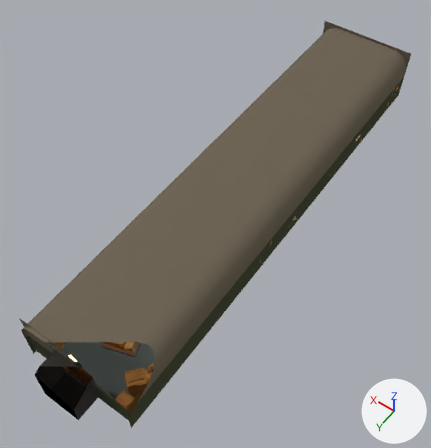
An edit to the Blender file models/basement/Basement.blend, drawn before and after from the same camera.
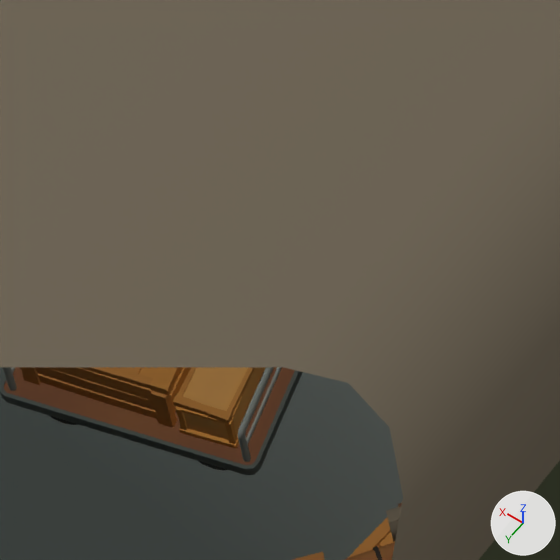
Old and new are each drawn whole from a 50 mm camera at (-20.8, 34.65, 47.93) aimed at (0.78, 4.44, 0.45) and again close up on the part from 23% to 41% of the width and 65% to 82% of the height. Arrows for +X, +Y and +Z are at lower right; the lights stay in place. The first two pictures are the older version. Everything nearer to the camera than a plane just in front of the edit is cut away.

The first close-up shows 'Basement'.
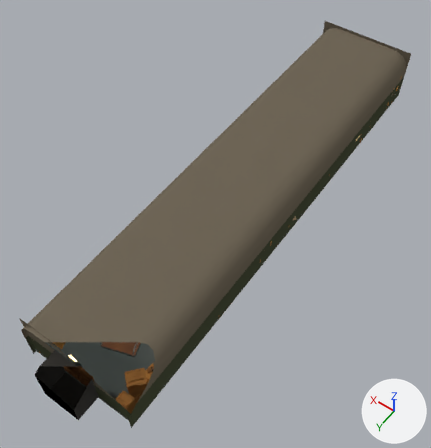
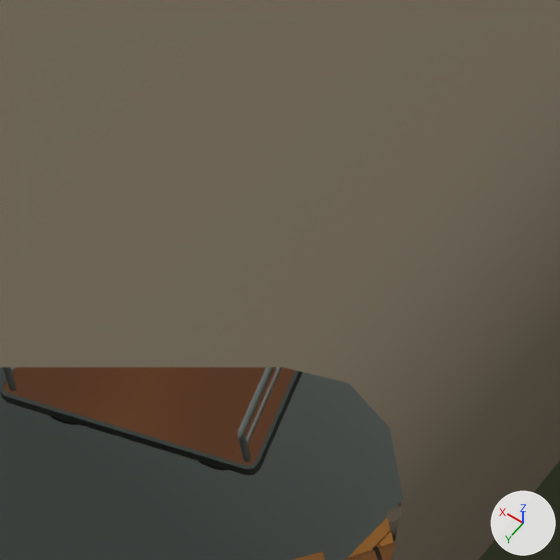
Commit message: Remove crates from basement cart

What differs and where, as boxes [x1, y1, x2, y2] in the close-ups (560 x 560 px):
part 1 of me_mesh, deleted (brown): before [21, 367, 266, 449]

Diff of the bpy script that builds the scene:
```diff
--- a/models/basement/Basement.blend.py
+++ b/models/basement/Basement.blend.py
@@ me_mesh @@
 # used by ob_basement; location = (-0.19, -18.69, 0.11)
-me_mesh.from_pydata(...)  # 120178 vertices, 91659 faces; spans x -5.7..6.0, y -6.3..43.7, z -0.2..6.0
+me_mesh.from_pydata(...)  # 117136 vertices, 90015 faces; spans x -5.7..6.0, y -6.3..43.7, z -0.2..6.0
+# me_mesh part 1: 700 loose pieces with 3042 vertices, spanning x -1.7..1.3, y 37.2..39.8, z 1.0..1.9, are deleted
 me_mesh.materials.append(mat_material__25)
```
